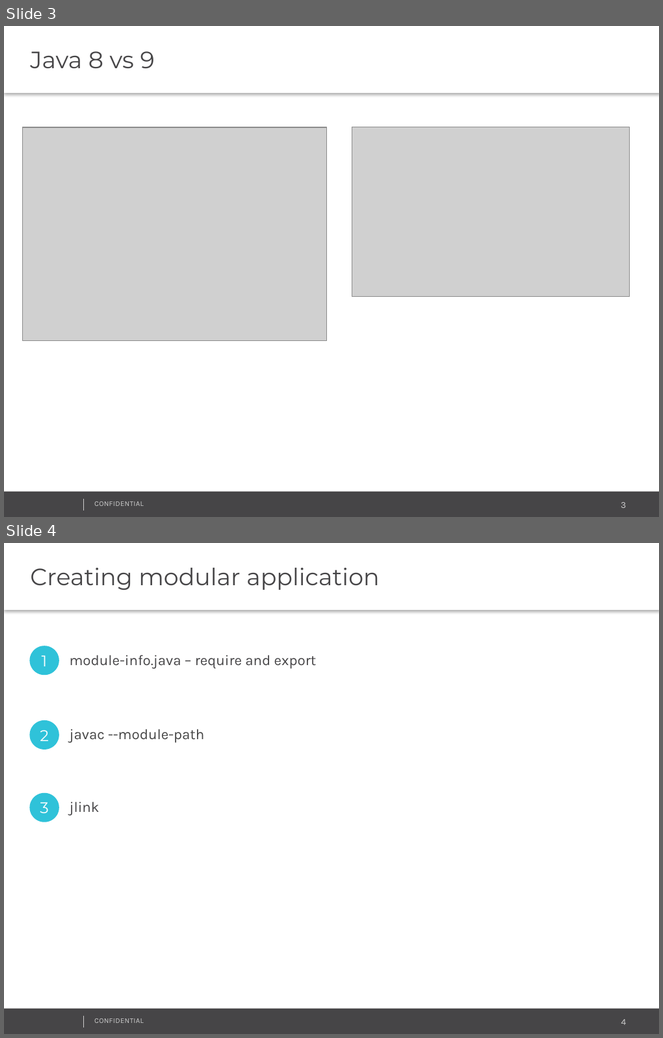
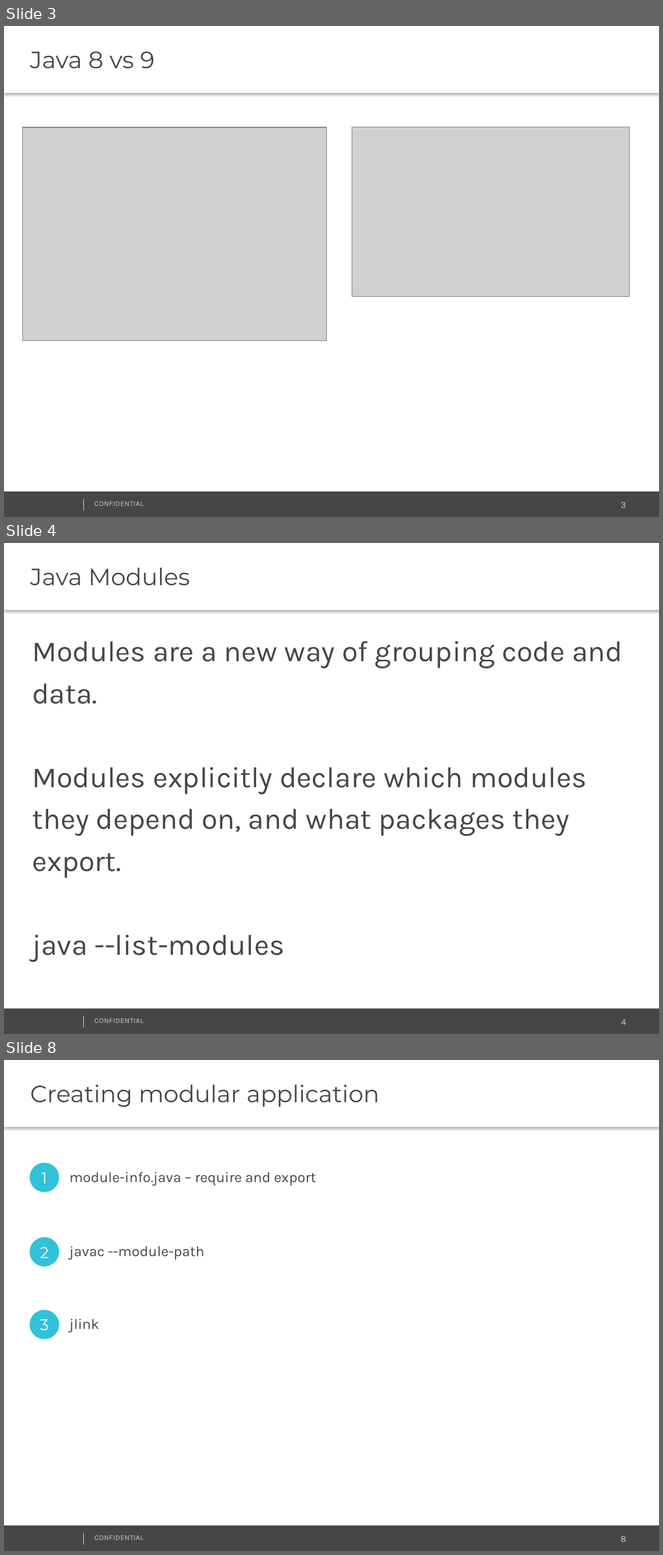
Before and after one commit to bagedan/java9, a slide deck: Java 9.pptx. Shown one above the other, each under a label of ours: slides 3 and 4 before the commit, slides 3, 4 and 8 after it; the slides between them are not shown. The pictures are 663x1038 and 663x1555 pixels, drawn with LibreOffice and Linux fonts; fonts in the diff are those of the drawing; grey boxes stand for pictures; background and template pictures are left out. Boxes give left, top, right and bottom in pixels: in the first picture for what was removed or moved away, otherwise in the second. Text is boxed around its words. In the diff, an @@ line names an element or a change of style, - is before the commit and + after.

```diff
--- a/Java 9.pptx
+++ b/Java 9.pptx
@@ slide 4 added at box(4, 543, 659, 1034), background #FFFFFF; not listed: 4 template elements that a slide beside it also shows @@
@@ text added at box(4, 543, 659, 610), fill #FFFFFF, 26 pt, text #464547 @@
+Java Modules
@@ text added at box(32, 641, 623, 962), 32 pt, text #464547 @@
+Modules are a new way of grouping code and data.
+Modules explicitly declare which modules they depend on, and what packages they export.
+java --list-modules
@@ what was slide 4 is now slide 8 @@
@@ page number at box(621, 1536, 627, 1542): text changed @@
-4
+8
```
Also in this commit, not shown: 1 slide changed, 3 other slides added, 57 other files.
